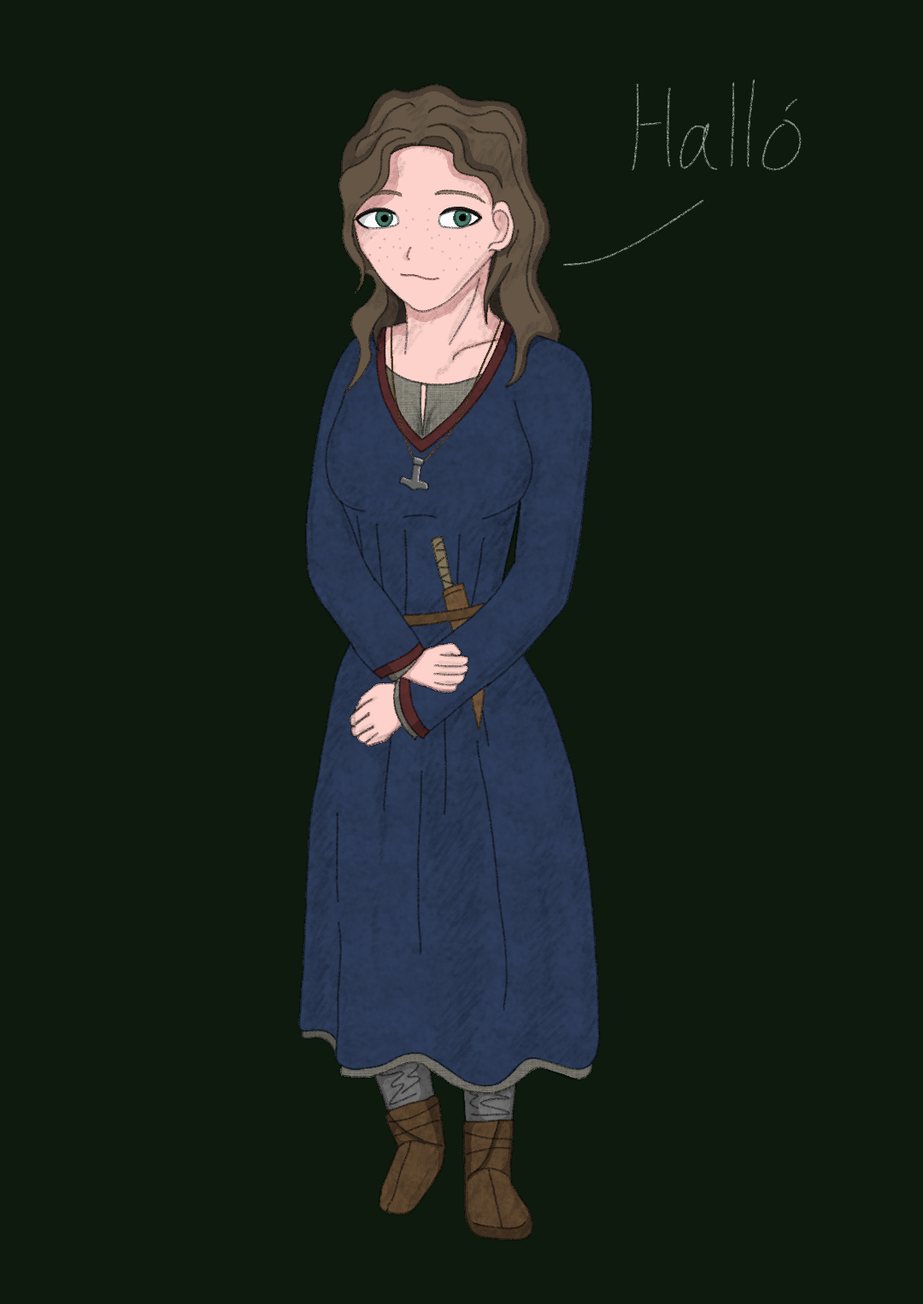
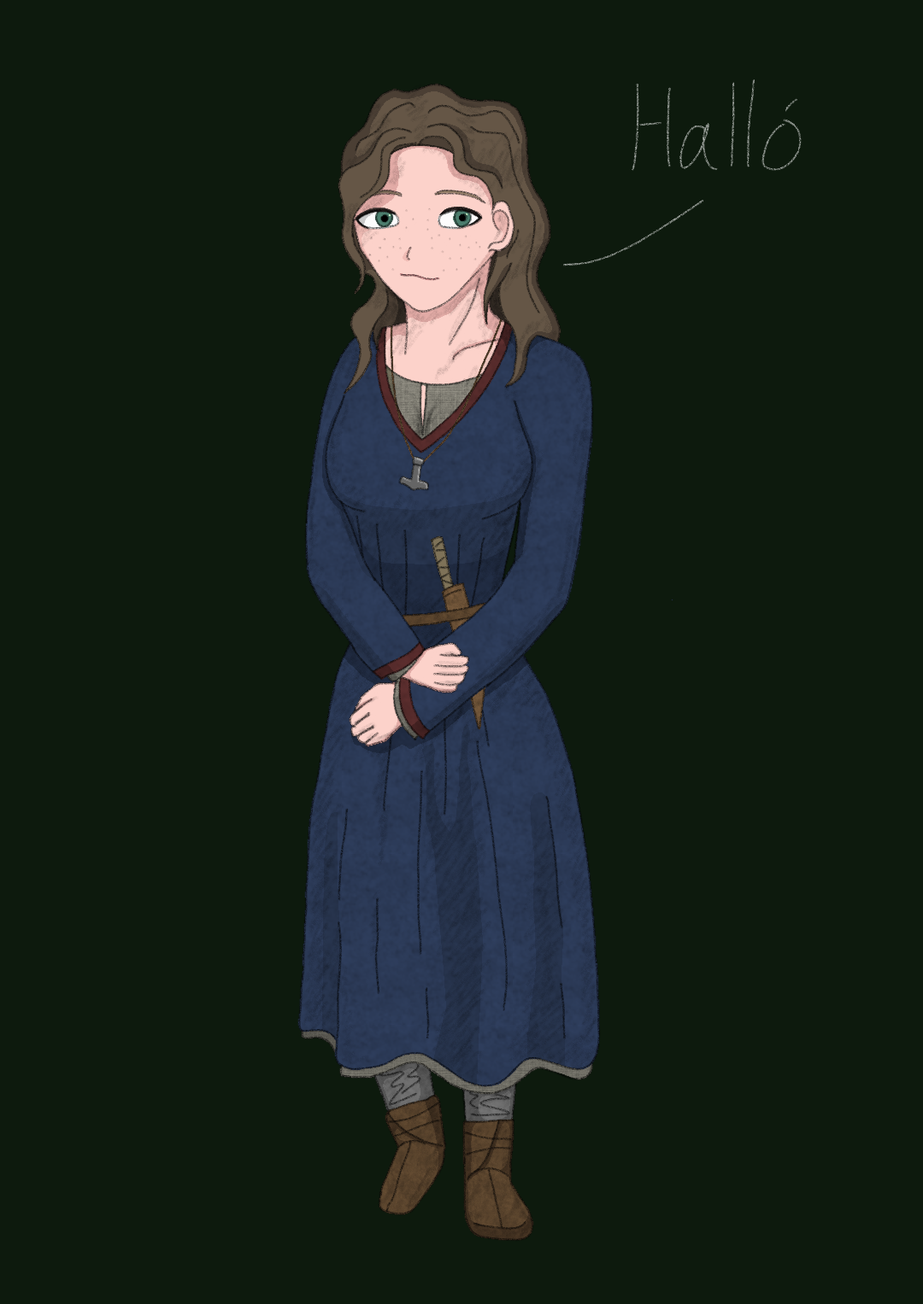
Layered file, before and after one edit (923 x 1304). Changes by layer:
painted on "texture" over [left=349, top=710, right=396, bottom=737]
added layer "color copy" (multiply) above "color" over [left=297, top=82, right=674, bottom=1242]
hid "color", painted on it over [left=297, top=82, right=674, bottom=1242]
painted on "background" over [left=297, top=82, right=600, bottom=1242]
